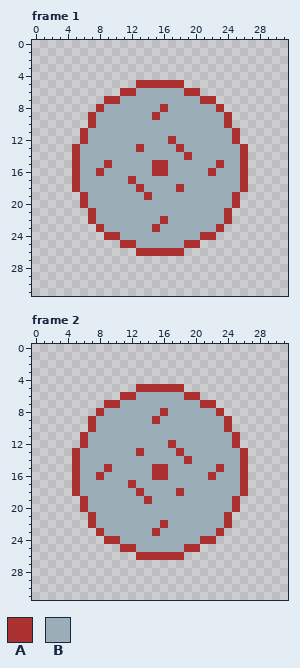
A pixel-art file gets an edit: assets/Player.aseprite. Above is the file before it was changed.
32x32 pixels, 5 frames. Shown: frame 1, frame 2. The commit also changed other frames, which this record leaves out.
Palette (. is transparent): A #ac3232  B #9badb7
The same view after the edit:
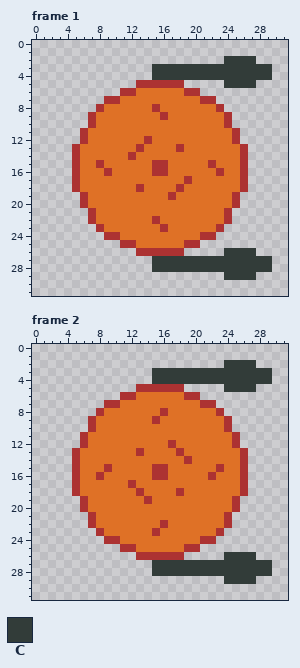
Colours new in this view: C #323c39
The edit:
@@ palette @@
-B #9badb7
+B #df7126
--- frame 1
@@ x 0..31 @@
  1 ................................
- 2 ................................
- 3 ................................
- 4 ................................
- 5 .............AAAAAA.............
+ 2 ........................CCCC....
+ 3 ...............CCCCCCCCCCCCCCC..
+ 4 ...............CCCCCCCCCCCCCCC..
+ 5 .............AAAAAA.....CCCC....
  6 ...........AABBBBBBAA...........
  7 .........AABBBBBBBBBBAA.........
- 8 ........ABBBBBBBABBBBBBA........
- 9 .......ABBBBBBBABBBBBBBBA.......
+ 8 ........ABBBBBBABBBBBBBA........
+ 9 .......ABBBBBBBBABBBBBBBA.......
 10 .......ABBBBBBBBBBBBBBBBA.......
 11 ......ABBBBBBBBBBBBBBBBBBA......
-12 ......ABBBBBBBBBBABBBBBBBA......
+12 ......ABBBBBBBABBBBBBBBBBA......
 13 .....ABBBBBBBABBBBABBBBBBBA.....
-14 .....ABBBBBBBBBBBBBABBBBBBA.....
-15 .....ABBBABBBBBAABBBBBBABBA.....
-16 .....ABBABBBBBBAABBBBBABBBA.....
-17 .....ABBBBBBABBBBBBBBBBBBBA.....
+14 .....ABBBBBBABBBBBBBBBBBBBA.....
+15 .....ABBABBBBBBAABBBBBABBBA.....
+16 .....ABBBABBBBBAABBBBBBABBA.....
+17 .....ABBBBBBBBBBBBBABBBBBBA.....
 18 .....ABBBBBBBABBBBABBBBBBBA.....
-19 ......ABBBBBBBABBBBBBBBBBA......
+19 ......ABBBBBBBBBBABBBBBBBA......
 20 ......ABBBBBBBBBBBBBBBBBBA......
 21 .......ABBBBBBBBBBBBBBBBA.......
-22 .......ABBBBBBBBABBBBBBBA.......
-23 ........ABBBBBBABBBBBBBA........
+22 .......ABBBBBBBABBBBBBBBA.......
+23 ........ABBBBBBBABBBBBBA........
 24 .........AABBBBBBBBBBAA.........
 25 ...........AABBBBBBAA...........
-26 .............AAAAAA.............
-27 ................................
-28 ................................
-29 ................................
+26 .............AAAAAA.....CCCC....
+27 ...............CCCCCCCCCCCCCCC..
+28 ...............CCCCCCCCCCCCCCC..
+29 ........................CCCC....
 30 ................................
--- frame 2
@@ x 13..31 @@
  1 ...................
- 2 ...................
- 3 ...................
- 4 ...................
- 5 AAAAAA.............
+ 2 ...........CCCC....
+ 3 ..CCCCCCCCCCCCCCC..
+ 4 ..CCCCCCCCCCCCCCC..
+ 5 AAAAAA.....CCCC....
  6 BBBBBBAA...........
@@ x 13..31 @@
 25 BBBBBBAA...........
-26 AAAAAA.............
-27 ...................
-28 ...................
-29 ...................
+26 AAAAAA.....CCCC....
+27 ..CCCCCCCCCCCCCCC..
+28 ..CCCCCCCCCCCCCCC..
+29 ...........CCCC....
 30 ...................
Where, in picture pixels (left, top, right, bottom), the same in both pictures:
changed: (80, 56, 272, 280)
changed: (80, 360, 272, 584)
